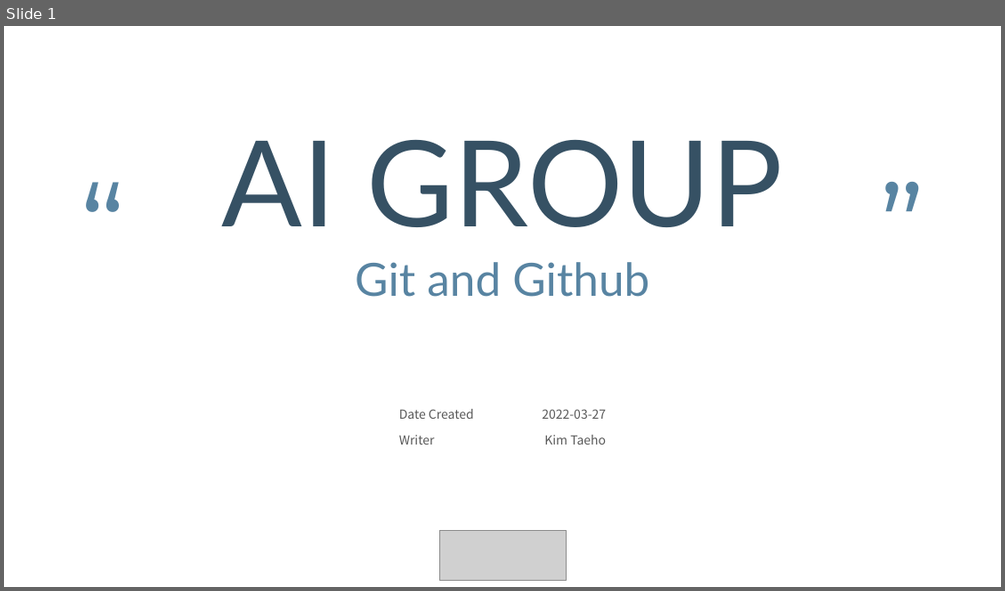
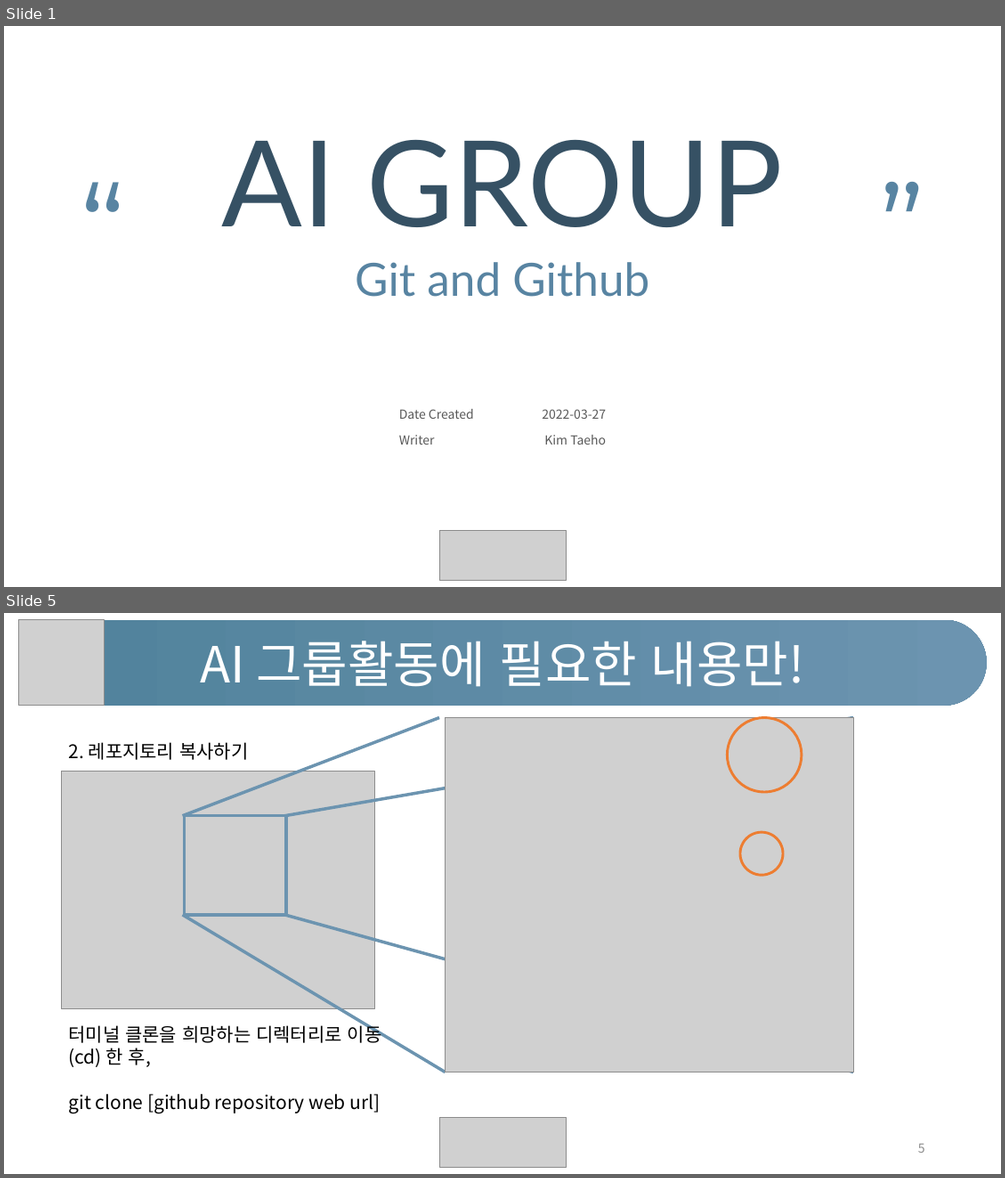
Before and after one commit to 2022-Semtle/AI, a slide deck: slide/public/20220327-Git-and-Github.pptx. Shown one above the other, each under a label of ours: slide 1 before the commit, slides 1 and 5 after it; the slides between them are not shown. The pictures are 1005x591 and 1005x1178 pixels, drawn with LibreOffice and Linux fonts; fonts in the diff are those of the drawing; grey boxes stand for pictures. Boxes give left, top, right and bottom in pixels: in the first picture for what was removed or moved away, otherwise in the second. Text is boxed around its words. In the diff, an @@ line names an element or a change of style, - is before the commit and + after.

Commit message:
Modified Git-and-Github.pptx, 수업 자료 최신화

```diff
--- a/slide/public/20220327-Git-and-Github.pptx
+++ b/slide/public/20220327-Git-and-Github.pptx
@@ slide 5 added at (4, 613, 1001, 1174), background #FFFFFF @@
@@ rounded rectangle added at (18, 620, 987, 705), fill gradient #50829B to #6C94B0, 48 pt, text #FFFFFF @@
+AI 그룹활동에 필요한 내용만!
@@ picture added at (18, 620, 104, 705) @@
@@ line added from (183, 816) to (439, 718), #6C94B0 3 pt @@
@@ line added from (285, 816) to (853, 718), #6C94B0 3 pt @@
@@ picture added at (445, 718, 853, 1072) @@
@@ ellipse added at (727, 718, 801, 792), outline #ED7D31 2.5 pt @@
@@ text added at (69, 742, 248, 760), 18 pt, text #000000 @@
+2. 레포지토리 복사하기
@@ picture added at (61, 771, 374, 1008) @@
@@ rectangle added at (184, 816, 287, 915), outline #6C94B0 3 pt @@
@@ ellipse added at (741, 832, 783, 875), outline #ED7D31 2.5 pt @@
@@ line added from (183, 915) to (445, 1072), #6C94B0 3 pt @@
@@ line added from (285, 915) to (853, 1072), #6C94B0 3 pt @@
@@ text added at (68, 1022, 382, 1113), 18 pt, text #000000 @@
+터미널 클론을 희망하는 디렉터리로 이동
+(cd) 한 후,
+git clone [github repository web url]
@@ picture added at (439, 1118, 566, 1167) @@
@@ page number added at (918, 1143, 925, 1152), 12 pt, text #8C8C8C @@
+5
```
Also in this commit, not shown: 17 other slides added, 1 slide removed.
